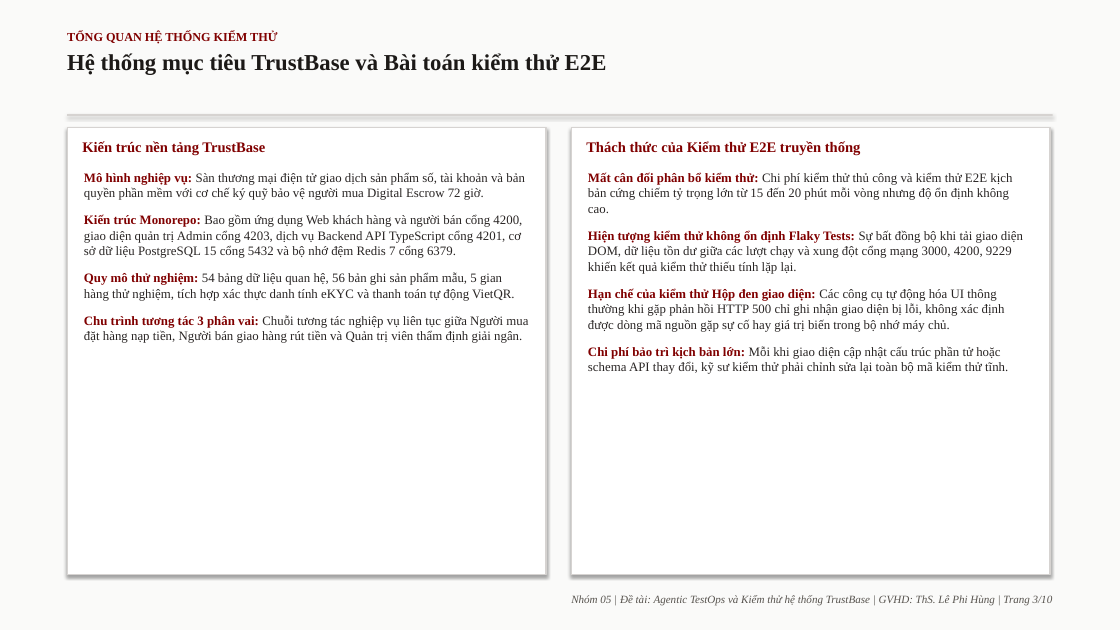
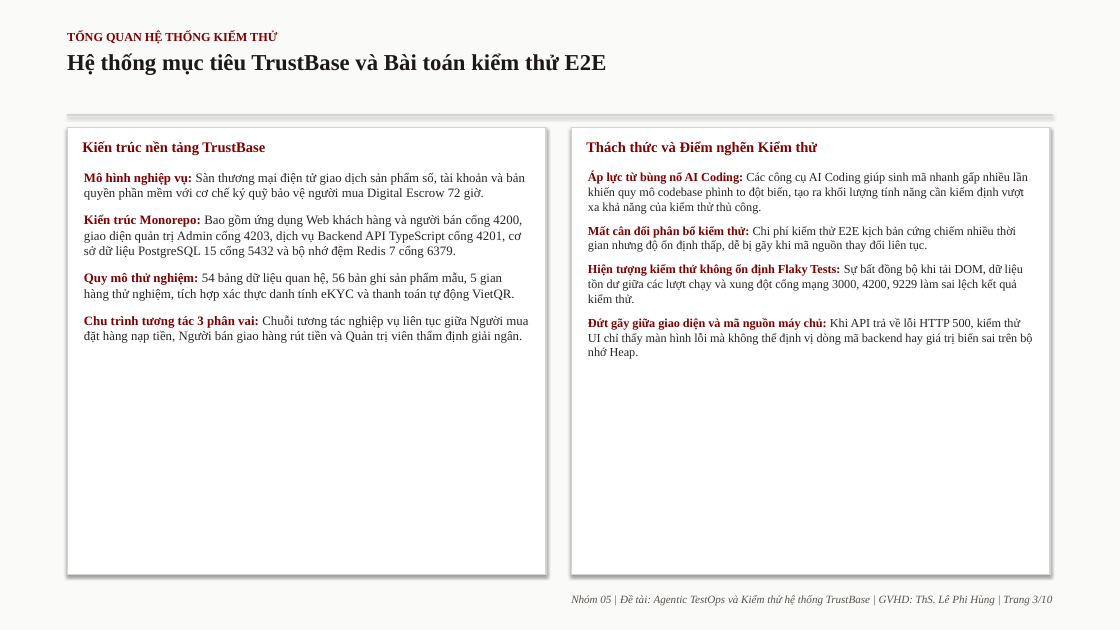
Before and after one commit to justpassingByte/agentic-test-ops, a slide deck: slide 3 of Nhom05_AgenticTestOps_ThuyetTrinh.pptx. Drawn at 1120x630 pixels with LibreOffice and Linux fonts; fonts in the diff are those of the drawing. Boxes give left, top, right and bottom in pixels: in the first picture for what was removed or moved away, otherwise in the second. Text is boxed around its words. In the diff, an @@ line names an element or a change of style, - is before the commit and + after.

Commit message:
docs: enrich background context on AI coding explosion and codebase bloat in report and slides

```diff
--- a/Nhom05_AgenticTestOps_ThuyetTrinh.pptx
+++ b/Nhom05_AgenticTestOps_ThuyetTrinh.pptx
@@ text at (586,141,818,155): text changed @@
-Thách thức của Kiểm thử E2E truyền thống
+Thách thức và Điểm nghẽn Kiểm thử
@@ text at (588,172,1032,359): text changed; size 11 to 10.5 pt @@
-Mất cân đối phân bổ kiểm thử: Chi phí kiểm thử thủ công và kiểm thử E2E kịch bản cứng chiếm tỷ trọng lớn từ 15 đến 20 phút mỗi vòng nhưng độ ổn định không cao.
-Hiện tượng kiểm thử không ổn định Flaky Tests: Sự bất đồng bộ khi tải giao diện DOM, dữ liệu tồn dư giữa các lượt chạy và xung đột cổng mạng 3000, 4200, 9229 khiến kết quả kiểm thử thiếu tính lặp lại.
-Hạn chế của kiểm thử Hộp đen giao diện: Các công cụ tự động hóa UI thông thường khi gặp phản hồi HTTP 500 chỉ ghi nhận giao diện bị lỗi, không xác định được dòng mã nguồn gặp sự cố hay giá trị biến trong bộ nhớ máy chủ.
-Chi phí bảo trì kịch bản lớn: Mỗi khi giao diện cập nhật cấu trúc phần tử hoặc schema API thay đổi, kỹ sư kiểm thử phải chỉnh sửa lại toàn bộ mã kiểm thử tĩnh.
+Áp lực từ bùng nổ AI Coding: Các công cụ AI Coding giúp sinh mã nhanh gấp nhiều lần khiến quy mô codebase phình to đột biến, tạo ra khối lượng tính năng cần kiểm định vượt xa khả năng của kiểm thử thủ công.
+Mất cân đối phân bổ kiểm thử: Chi phí kiểm thử E2E kịch bản cứng chiếm nhiều thời gian nhưng độ ổn định thấp, dễ bị gãy khi mã nguồn thay đổi liên tục.
+Hiện tượng kiểm thử không ổn định Flaky Tests: Sự bất đồng bộ khi tải DOM, dữ liệu tồn dư giữa các lượt chạy và xung đột cổng mạng 3000, 4200, 9229 làm sai lệch kết quả kiểm thử.
+Đứt gãy giữa giao diện và mã nguồn máy chủ: Khi API trả về lỗi HTTP 500, kiểm thử UI chỉ thấy màn hình lỗi mà không thể định vị dòng mã backend hay giá trị biến sai trên bộ nhớ Heap.
```
Also in this commit, not shown: 1 other slide changed, 1 other file.
